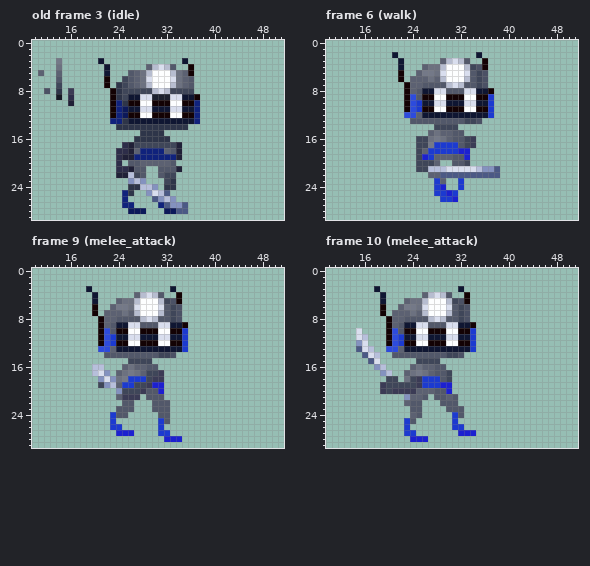
Edited in one commit: pixel-art file (assets/sprites/robot.ase). Above: the version before the commit.
60x32 pixels, 35 frames. Colours within 5 levels of each other are drawn and written as one. Shown: old frame 3 (idle): x 10..51, y 0..29; frame 6 (walk): x 10..51, y 0..29; frame 9 (melee_attack): x 10..51, y 0..29; frame 10 (melee_attack): x 10..51, y 0..29. The commit also changed other frames, which this record leaves out.
The result:
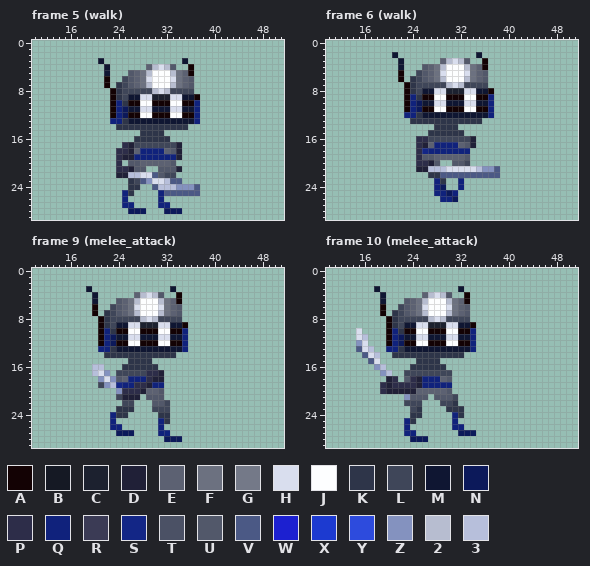
Palette (. is transparent): A #130204  B #151924  C #1c212f  D #202037  E #5c6172  F #6c7180  G #747988  H #d9deee  J #fdfeff  K #2e3549  L #3f4659  M #0f1632  N #0c195a  P #2d2d49  Q #10227c  R #3b3b55  S #132686  T #4b5165  U #52586a  V #4b5985  W #1c20d0  X #1c3ad0  Y #2d4bdd  Z #8492bf  2 #b7bdd0  3 #b7bfdb
A new or re-ordered frame is compared with the old frame closest to it.
From the commit log: update player sprite shading
The exact change:
frames re-ordered
Changed rows in their new state; - is an unchanged pixel.
Frame 5 (walk) against old frame 3 (idle), layers "Layer 2", "Layer 1", "Layer":
first column x 11:
 3 ---.--
 4 ---.--
 5 .--.--
 6 ---.--
 7 ---.--
 8 -.-.-.
 9 ---.-.
10 -----.
first column x 26:
22 -3HHV-------
23 KLVZHH3VV---
24 --..V333ZZZV
25 ---..Q-VVVVV
26 ----.Q..----
27 ------Q...--
28 --------N.--
Frame 6 (walk), layers "Layer 1", "Layer":
first column x 23:
 4 ---UE------FE--
 5 --LUE------FEU-
 6 -KLUEF-----FEU-
 7 -KLLLLL---LL-L-
 8 -KL----CCC-----
 9 -QK-----------Q
10 -QN-----------Q
11 -QN-----------Q
12 QQK-----------Q
13 -KKKKKKKKKKKK--
14 -----KKKK------
15 ----KKKKKK-----
16 --PPLLLLLL-D---
17 --PDEQQQQEUD---
18 --PSQQQQQQQ----
19 --PUU---EEU----
20 --PPDU---------
21 --DD-----------
22 ----KK---------
23 -----QK--Q-----
24 -----QN--Q-----
25 -----QQNQ------
26 ------QQN------
Frame 9 (melee_attack), layers "Layer 2", "Layer 1", "Layer":
first column x 21:
 5 ---UE------FE--
 6 --LUE------FEU-
 7 -KLUEF-----FEU-
 8 -KLLLLL---LL-L-
 9 -KL----CCC-----
10 -QK-----------Q
11 -QN-----------Q
12 -QN-----------Q
13 QQK-----------Q
14 -KKKKKKKKKKKK--
15 -----KKKK------
16 ----KKKKKK-----
17 ---LLLLLPPD----
18 ---UEQQQPDD----
19 ---SQQPPDQQ----
20 ----PPPDEEU----
21 ---LDDD--------
22 ----LL-----L---
23 ---KKK---LLL---
24 --QKK-----KK---
25 --Q-------QK---
26 --QQ------Q----
27 ---NNN----QQ---
28 -----------NNN-
Frame 10 (melee_attack), layers "Layer 2", "Layer 1", "Layer":
first column x 19:
 5 ----UE------FE--
 6 ---LUE------FEU-
 7 --KLUEF-----FEU-
 8 --KLLLLL---LL-L-
 9 --KL----CCC-----
10 --QK-----------Q
11 --QN-----------Q
12 --QN-----------Q
13 -QQK-----------Q
14 --KKKKKKKKKKKK--
15 ------KKKK------
16 -----KKKKKK-----
17 ----LLLLLLL-----
18 -DP-UPDQQQEU----
19 PDPPPPDQQQQQ----
20 PDDDDD---EEU----
21 -----UU----UL---
22 ----LLL---LLK---
23 -----LK----KKK--
24 -----KK-----QK--
25 ----QK------Q---
26 ----Q-------QQ--
27 ----QQ-------NNN
28 -----NNN--------
Where, in picture pixels (left, top, right, bottom), the same in both pictures:
erased: (38, 58, 74, 106)
changed: (128, 172, 200, 214)
changed: (404, 64, 494, 202)
changed: (98, 298, 188, 442)
changed: (380, 298, 476, 442)
